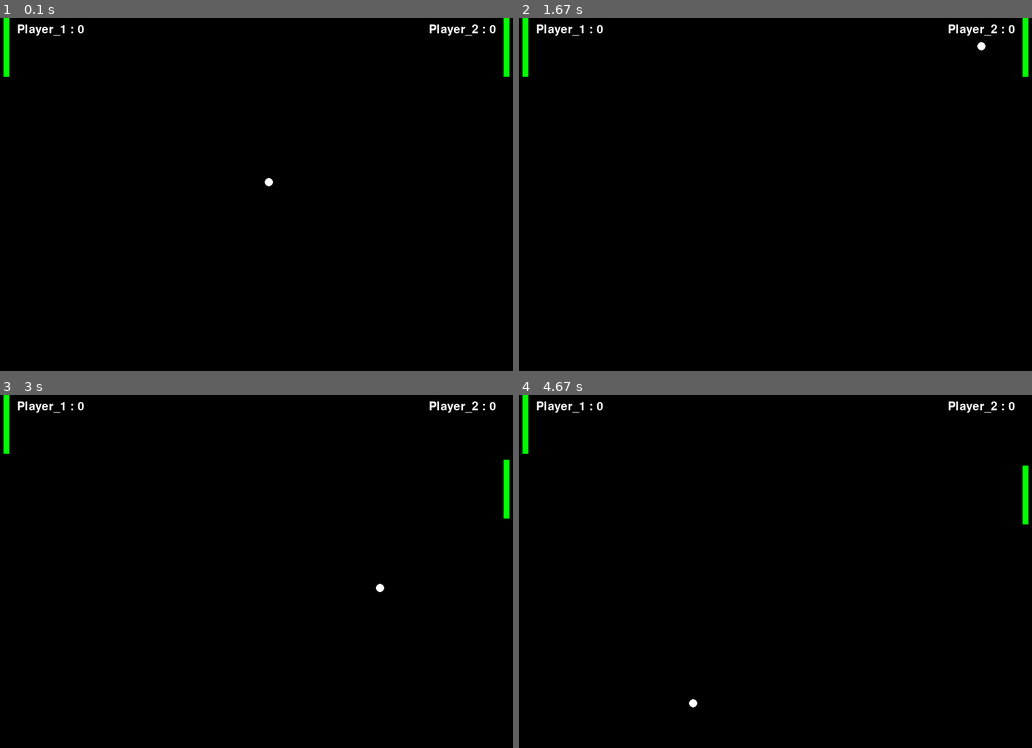
Above: before the commit, frames 1-4 (two rows, left to right).
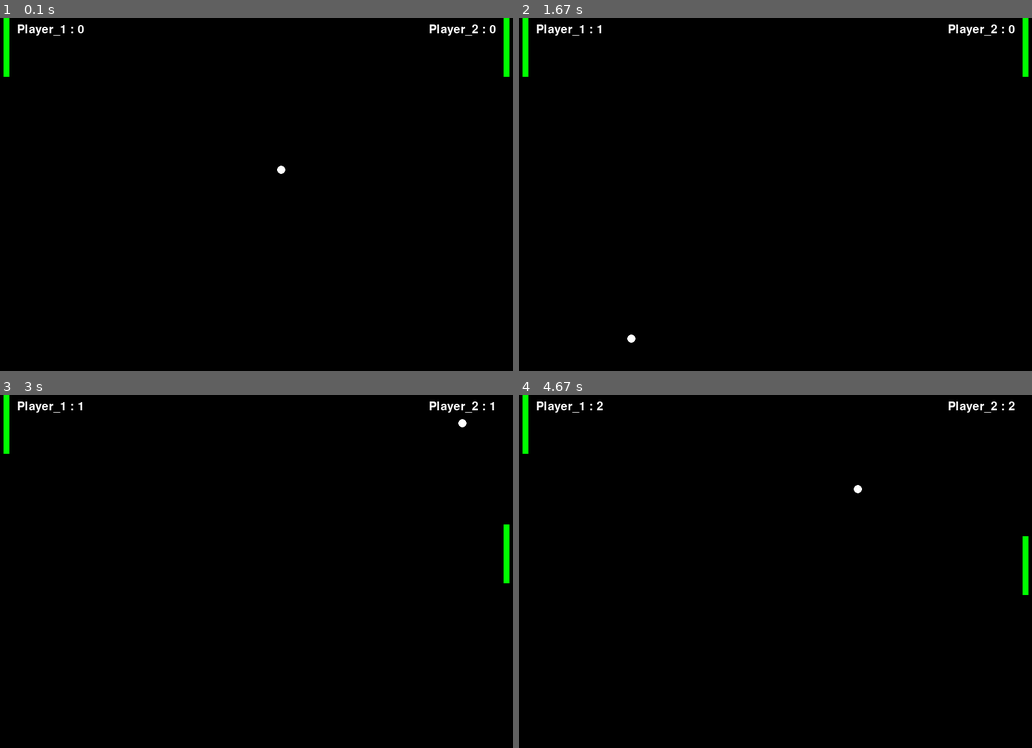
Above: after the commit, the same moments.

Repository: BirdcageEnjoyer/CuiD-python-classwork
Game: pygame game, started from programming/pygame/pongfirsttry.py
The game is run twice, just before and just after one commit, with the same random seed, the same clock (stepped at 60 frames per second) and the same inputs.
Inputs:
- Up to frame 1 (0.1 s): no input
- Up to frame 2 (1.67 s): hold A 0.33-0.8 s; hold Up 0.33-0.8 s; hold Q 0.83-1.3 s; hold Up 0.83-1.3 s
- Up to frame 3 (3 s): hold Down 1.83-2.3 s; hold Up 2.33-2.7 s; hold Down from 2.73 s (still down)
- Up to frame 4 (4.67 s): release Down at 3.1 s; hold Up 3.13-3.43 s; hold Down 3.47-3.77 s; hold Up 3.8-4.17 s; hold Down 4.2-4.57 s; hold Up from 4.6 s (still down)

The runs differ from the first frame. In frame 1, less than 0.1% of the frame differs, in the area x 51-56%, y 41-48%; in frame 2, less than 0.1%; in frame 3, 0.5%, in the area x 15-100%, y 2-56%; in frame 4, 0.5%.

Commit message:
key reasign

Diff:
--- a/programming/pygame/pongfirsttry.py
+++ b/programming/pygame/pongfirsttry.py
@@ -9,7 +9,7 @@
 screen = pygame.display.set_mode((WIDTH, HEIGHT))
 pygame.display.set_caption("pong")
 clock = pygame.time.Clock()
-FPS = 30
+FPS = 60
 
 class Striker:
 
@@ -107,15 +107,15 @@
                     player2yFac = -1
                 if event.key == pygame.K_DOWN:
                     player2yFac = 1
-                if event.key == pygame.K_w:
+                if event.key == pygame.K_q:
                     player1yFac = -1
-                if event.key == pygame.K_s:
+                if event.key == pygame.K_a:
                     player1yFac = 1
             if event.type == pygame.KEYUP:
                 if event.key == pygame.K_UP or event.key == pygame.K_DOWN:
                     player2yFac = 0
-                    if event.key == pygame.K_w or event.key == pygame.K_s:
-                        player1yFac = 0
+                if event.key == pygame.K_q or event.key == pygame.K_a:
+                    player1yFac = 0
         for player in listOfPlayers:
             if pygame.Rect.colliderect(ball.getRect(), player.getRect()):
                 ball.hit()
Not shown, added: programming/pygame/snow
